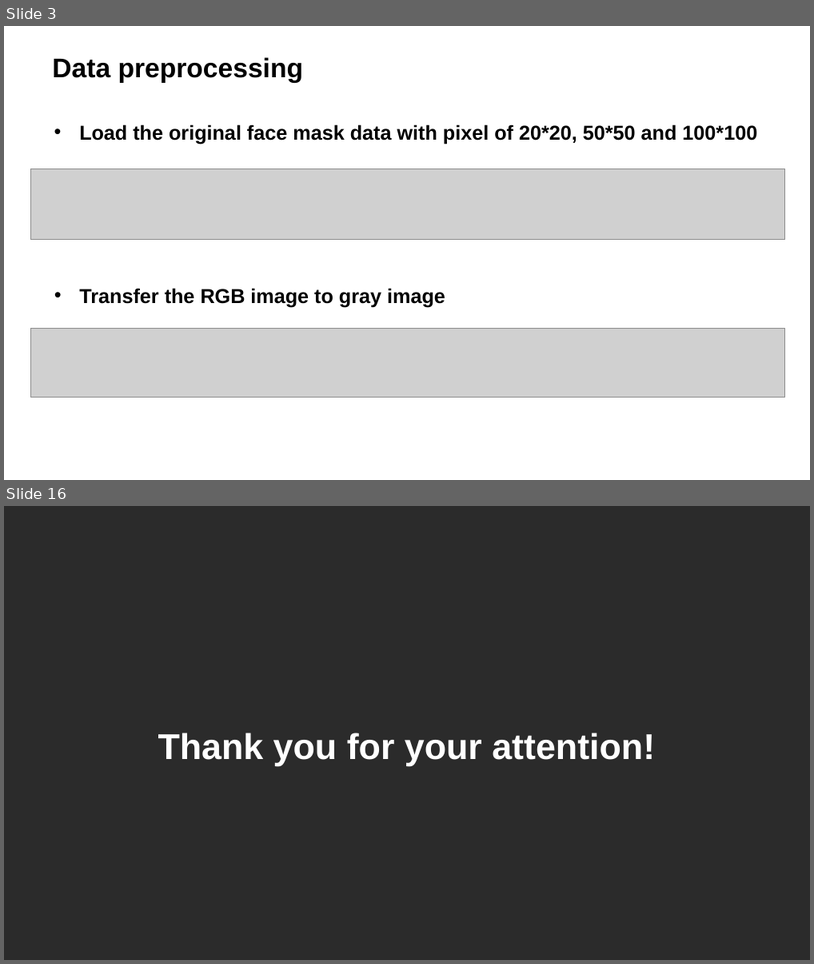
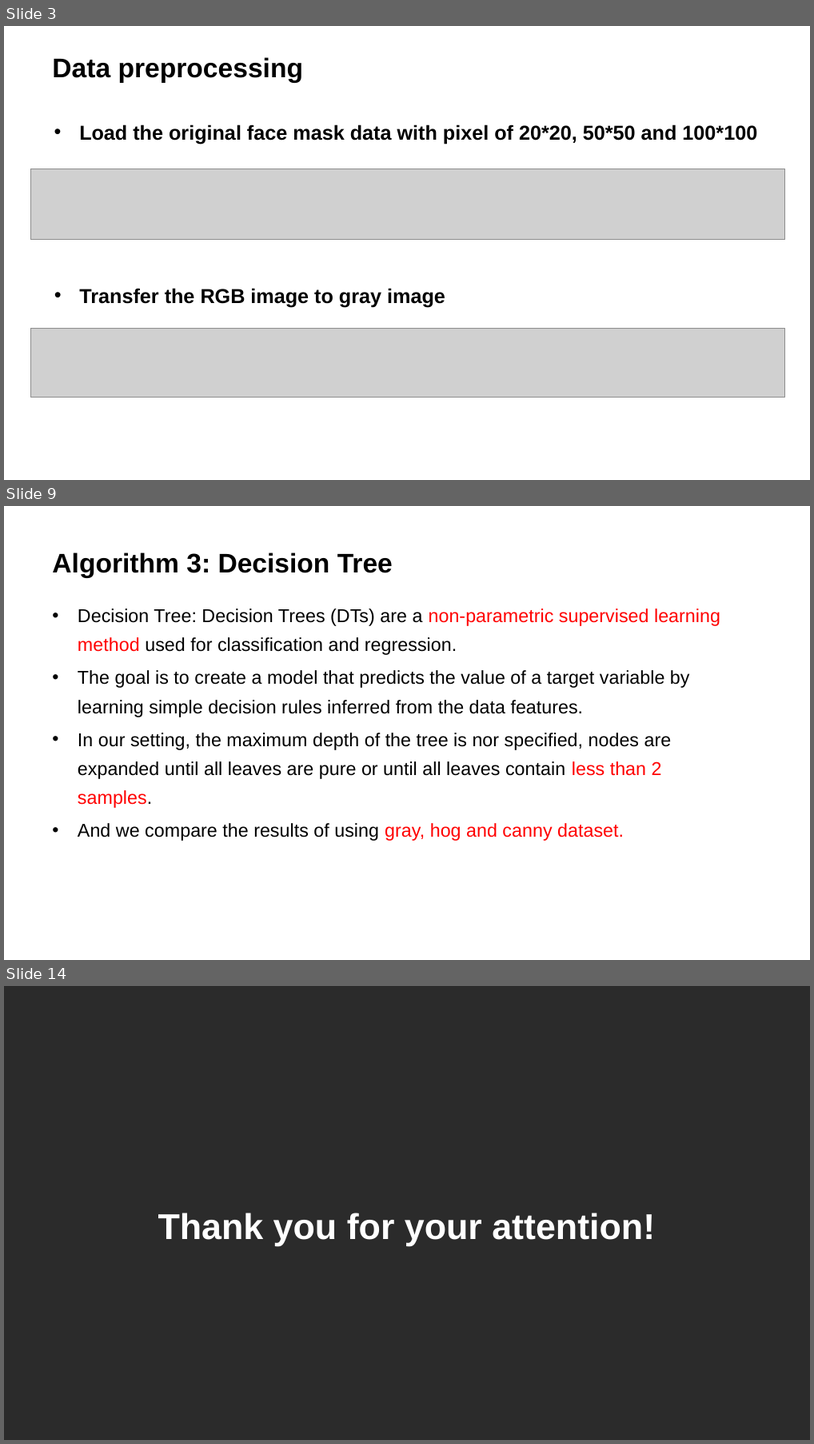
Before and after one commit to GuoJiaqi-1020/EE-475-ML-Final-Project, a slide deck: ML_Final_guojiaqi.pptx. Shown one above the other, each under a label of ours: slides 3 and 16 before the commit, slides 3, 9 and 14 after it; the slides between them are not shown. The pictures are 814x964 and 814x1444 pixels, drawn with LibreOffice and Linux fonts; fonts in the diff are those of the drawing; grey boxes stand for pictures; background and template pictures are left out; a plain dark background stands for a picture behind light text. Boxes give left, top, right and bottom in pixels: in the first picture for what was removed or moved away, otherwise in the second. Text is boxed around its words. In the diff, an @@ line names an element or a change of style, - is before the commit and + after.

```diff
--- a/ML_Final_guojiaqi.pptx
+++ b/ML_Final_guojiaqi.pptx
@@ slide 9 added at [4,506,810,960], background picture (left out) @@
@@ text added at [52,552,393,578], 24 pt, text #000000, bold @@
+Algorithm 3: Decision Tree
@@ text added at [78,608,721,840], 16.6 pt, text #000000 @@
+• Decision Tree: Decision Trees (DTs) are a non-parametric supervised learning method used for classification and regression.
+• The goal is to create a model that predicts the value of a target variable by learning simple decision rules inferred from the data features.
+• In our setting, the maximum depth of the tree is nor specified, nodes are expanded until all leaves are pure or until all leaves contain less than 2 samples.
+• And we compare the results of using gray, hog and canny dataset.
@@ page number added at [582,926,770,950], 12 pt, text #FFFFFF @@
+8
@@ what was slide 16 is now slide 14 @@
```
Also in this commit, not shown: 8 slides changed, 1 other slide added, 4 slides removed, 2 other files.
